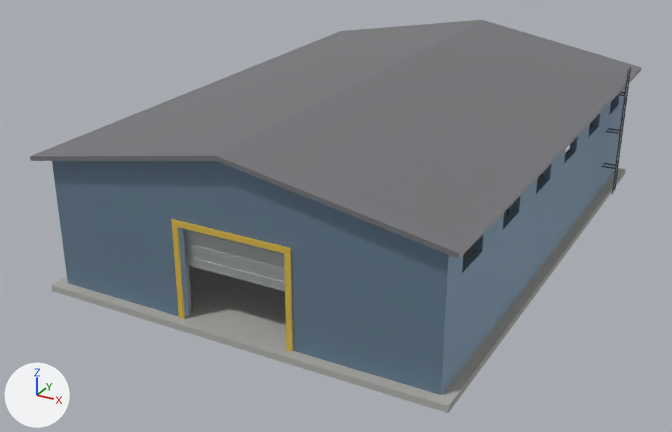
The FBX model warehouse-model/warehouse.fbx as it was, and as the next commit left it.
Camera for both pictures: a camera (50 mm lens) standing at (19.3, -39.6, 19.5) and looking at (-1.3, -2.2, 0.8). Every picture has the same lights, and +X, +Y and +Z are marked at lower left. The picture after the commit comes second. Where no turn or scale is listed for an object, it has been applied to the vertices.

The first picture shows 'BackWall_LeftOfDoor', 'DoorFrame_Left', 'DoorFrame_Right', 'DoorFrame_Top', 'Floor', 'FrontWall_AboveDoor', 'FrontWall_Gable', 'FrontWall_LeftOfDoor', 'FrontWall_RightOfDoor', 'GarageDoor', 'GarageDoor_Track_Left', 'RightWall_AboveWindows', 'RightWall_BelowWindows', 'RightWall_WindowPost_1', 'RightWall_WindowPost_2', 'RightWall_WindowPost_3', 'RightWall_WindowPost_4', 'RightWall_WindowPost_5', 'RightWall_WindowPost_6', 'RightWall_WindowPost_7', 'RoofLadder', 'Roof_Left', 'Roof_Right'.
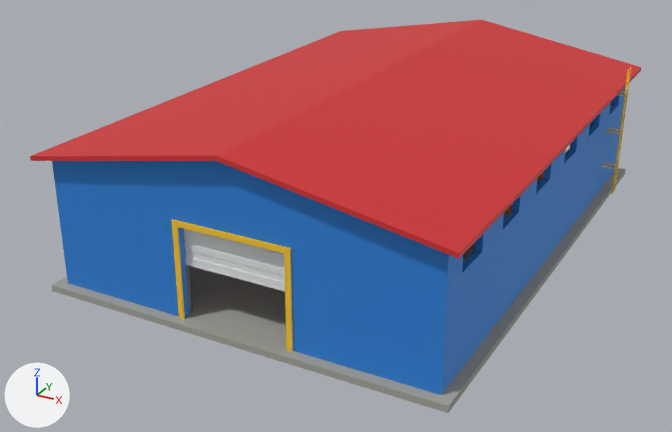
Changed parts and their boxes [x1, y1, x2, y2] in the pictures (672 x 432 px):
'Roof_Right', recoloured, surface changed (grey to red): [216, 20, 641, 259] in both
'FrontWall_RightOfDoor', recoloured, surface changed: [284, 208, 452, 395] in both
'Roof_Left', recoloured, surface changed (grey to red): [30, 20, 480, 161] in both
'FrontWall_LeftOfDoor', recoloured, surface changed: [52, 161, 189, 318] in both
'RightWall_BelowWindows', recoloured, surface changed: [444, 101, 623, 391] in both
'FrontWall_Gable', recoloured, surface changed: [74, 161, 394, 233] in both
'FrontWall_AboveDoor', recoloured, surface changed: [175, 184, 285, 246] in both
'GarageDoor', recoloured, surface changed (light grey to white): [183, 229, 285, 291] in both
'DoorFrame_Top', recoloured: [176, 220, 285, 253] in both
'DoorFrame_Right', recoloured: [284, 247, 293, 352] in both
'DoorFrame_Left', recoloured: [171, 219, 185, 319] in both
'RoofLadder', recoloured, surface changed: [602, 67, 631, 194] in both
'RightWall_WindowPost_6', recoloured, surface changed: [475, 213, 504, 252] in both
'RightWall_WindowPost_5', recoloured, surface changed: [512, 178, 538, 212] in both
'RightWall_WindowPost_4', recoloured, surface changed: [543, 149, 566, 179] in both
'RightWall_WindowPost_7', recoloured, surface changed: [450, 255, 463, 286] in both
'RightWall_WindowPost_3', recoloured, surface changed: [570, 124, 590, 151] in both
'RightWall_WindowPost_2', recoloured, surface changed: [593, 102, 611, 127] in both
'GarageDoor_Track_Left', recoloured, surface changed: [183, 232, 192, 314] in both
'RightWall_WindowPost_1', recoloured, surface changed: [613, 88, 625, 106] in both
'BackWall_LeftOfDoor', recoloured, surface changed: [589, 89, 625, 171] in both
'RightWall_AboveWindows', recoloured, surface changed: [451, 256, 456, 263] in both

The change in detail:
Material 'MetalWall' (mat_metalwall) changes colour from blue #7c95aa to blue #2e86de; in linear values from (0.2, 0.3, 0.4) to (0.0273, 0.238, 0.73).
In material 'MetalWall' (mat_metalwall), metallic goes from 0.6 to 0.1.
Material 'Steel' (mat_steel) changes colour from dark grey #616165 to greyish blue #4b5563; in linear values from (0.12, 0.12, 0.13) to (0.0704, 0.0908, 0.125).
In material 'Steel' (mat_steel), metallic goes from 0.8 to 0.3.
In material 'Steel' (mat_steel), roughness goes from 0.4 to 0.45.
Material 'Trim' (mat_trim) changes colour from yellow #e7c450 to yellow #fdcb2e; in linear values from (0.8, 0.55, 0.08) to (0.982, 0.597, 0.0273).
Material 'GarageDoor' (mat_garagedoor) changes colour from light grey #c4c7c8 to white #f0f3f4; in linear values from (0.55, 0.57, 0.58) to (0.871, 0.896, 0.905).
In material 'GarageDoor' (mat_garagedoor), metallic goes from 0.7 to 0.1.
Material 'Roof' (mat_roof) changes colour from grey #959599 to red #d63031; in linear values from (0.3, 0.3, 0.32) to (0.672, 0.0296, 0.0307).
In material 'Roof' (mat_roof), metallic goes from 0.7 to 0.1.
Material 'Concrete' (mat_concrete) changes colour from grey #adadaa to grey #a4a49c; in linear values from (0.42, 0.42, 0.4) to (0.371, 0.371, 0.332).
me_roofladder has 240 vertices, 360 faces and spans x -0.39..0.39, y -0.28..0.28, z -3.5..3.5.
me_roofladder no longer uses material mat_steel (dark grey #616165).
me_roofladder gains material mat_trim (yellow #fdcb2e).
